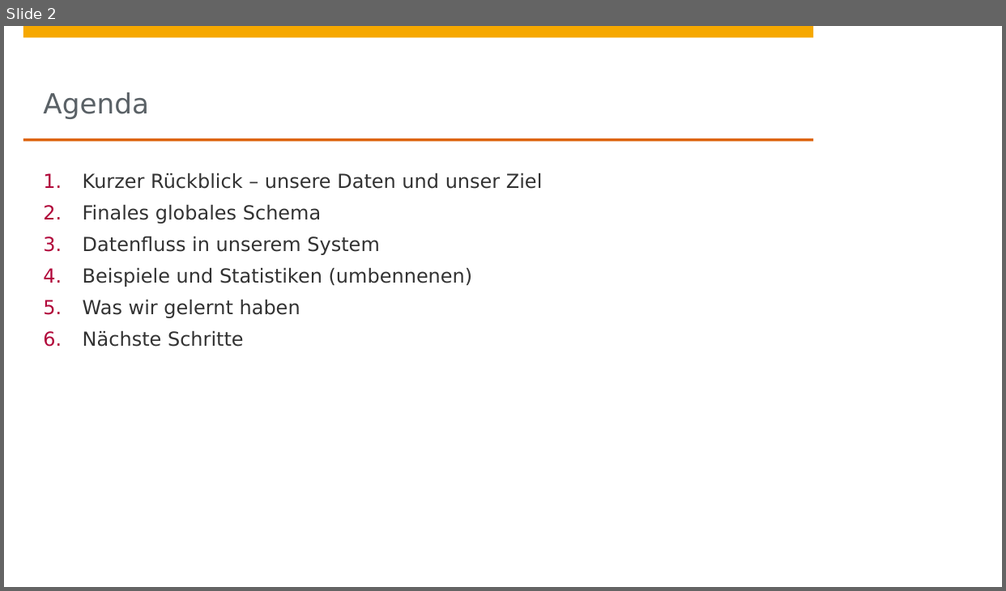
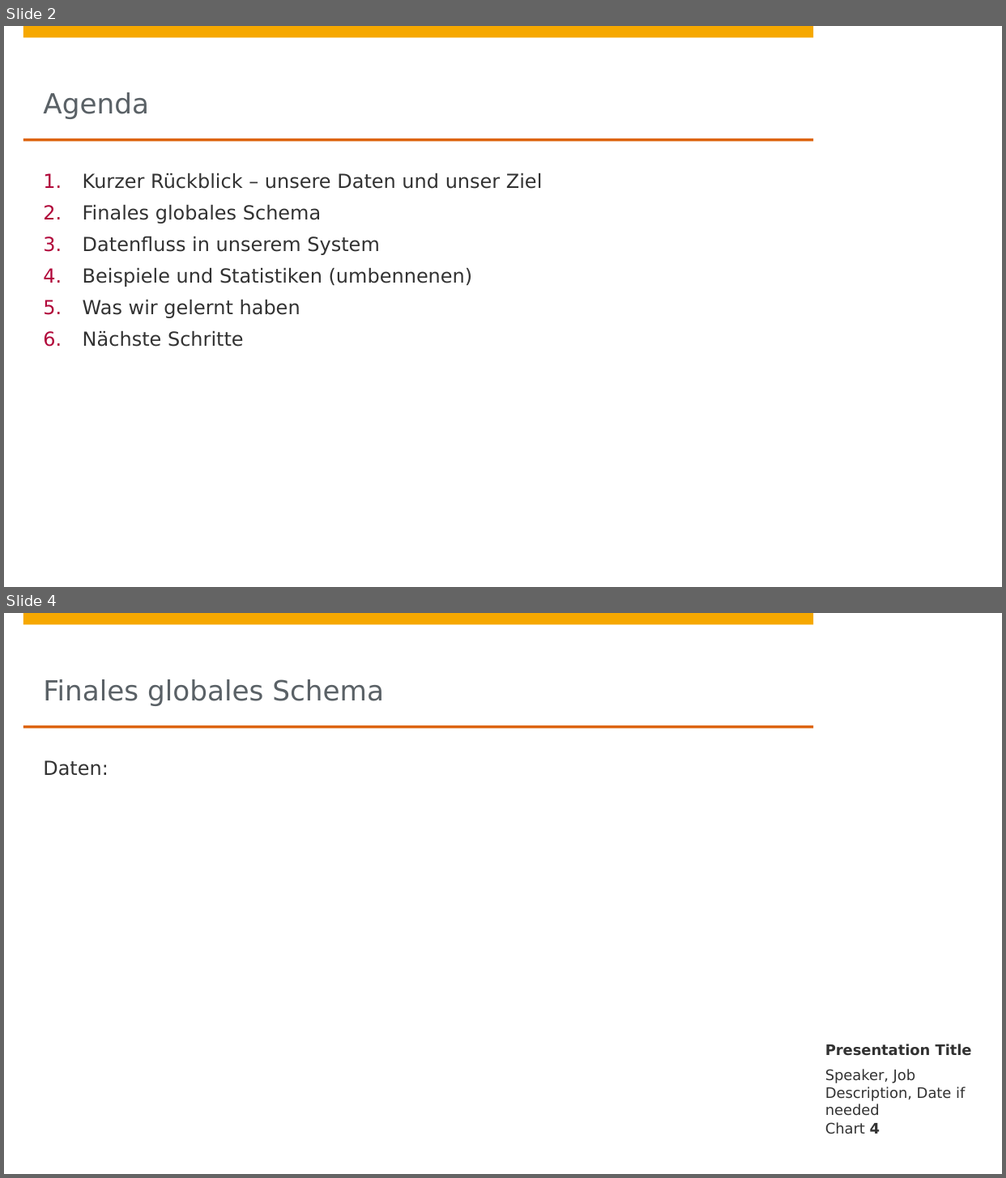
Before and after one commit to johanneshoetter/Health-Data-Integration, a slide deck: presentations/integration.pptx. Shown one above the other, each under a label of ours: slide 2 before the commit, slides 2 and 4 after it; the slides between them are not shown. The pictures are 1006x591 and 1006x1178 pixels, drawn with LibreOffice and Linux fonts; fonts in the diff are those of the drawing; background and template pictures are left out. Boxes give left, top, right and bottom in pixels: in the first picture for what was removed or moved away, otherwise in the second. Text is boxed around its words. In the diff, an @@ line names an element or a change of style, - is before the commit and + after.

```diff
--- a/presentations/integration.pptx
+++ b/presentations/integration.pptx
@@ slide 4 added at (4,613,1002,1174), background #FFFFFF; not listed: 4 template elements that a slide beside it also shows @@
@@ title added at (43,679,384,706), 20 pt, text #5A6166 @@
+Finales globales Schema
@@ text added at (43,760,108,776), 14 pt, text #323232 @@
+Daten:
@@ text added at (825,1044,972,1056), 10.5 pt, text #323232, bold @@
+Presentation Title
@@ text added at (825,1069,965,1116), 10.5 pt, text #323232 @@
+Speaker, Job Description, Date if needed
@@ page number added at (825,1122,880,1135), 10.5 pt, text #323232 @@
+Chart 4
```
Also in this commit, not shown: 3 slides changed, 3 other slides added, 7 slides removed, 5 other files.
